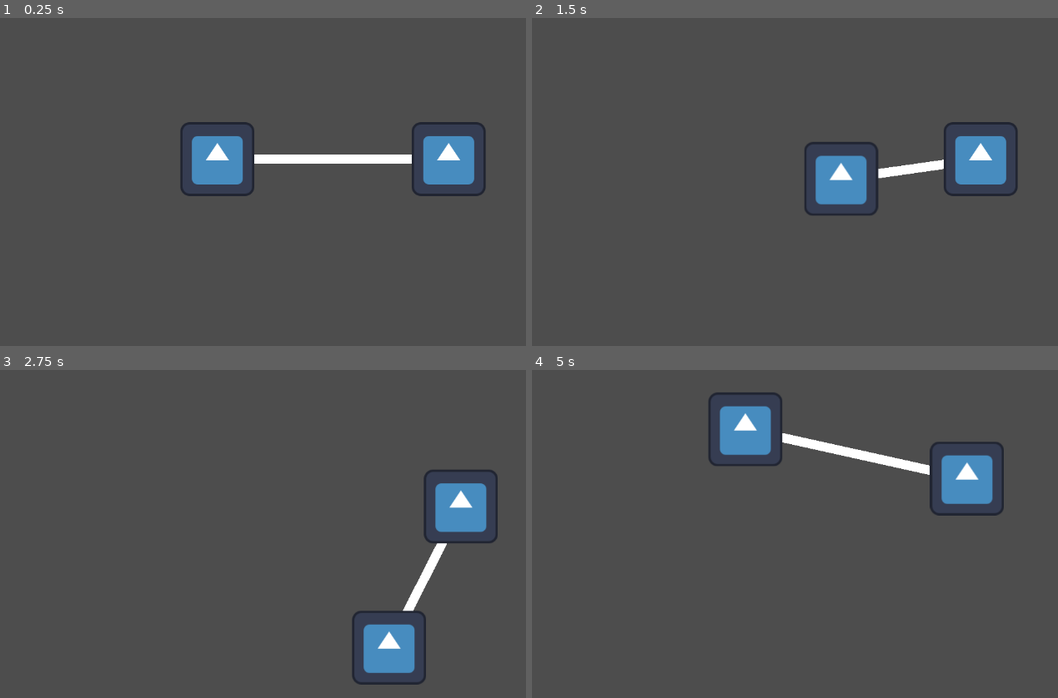
Above: before the commit, frames 1-4 (two rows, left to right).
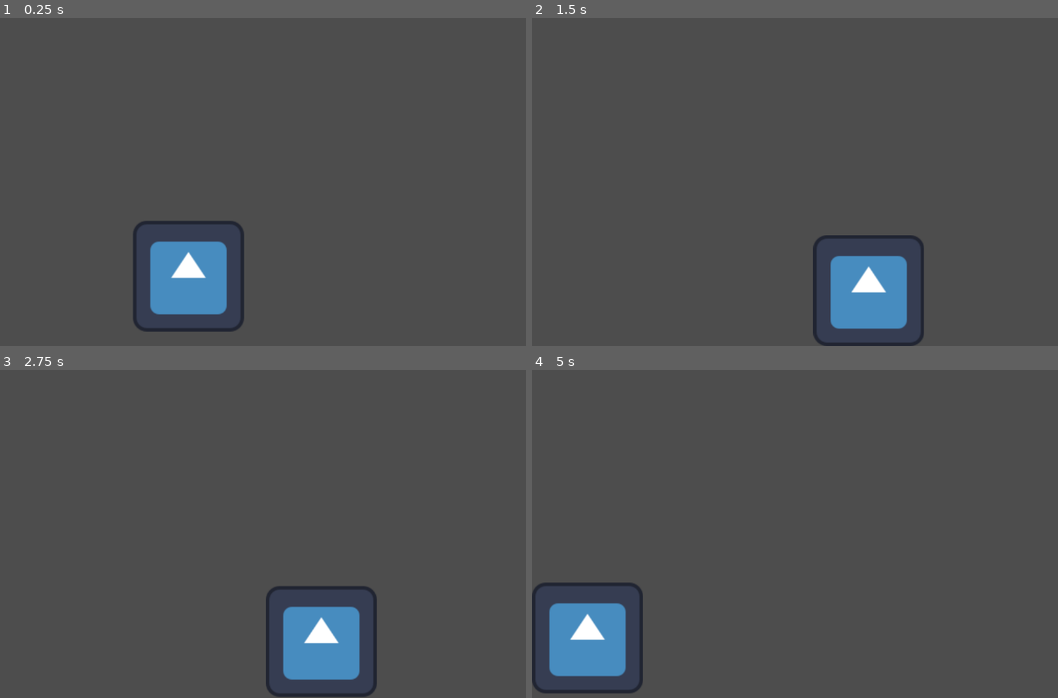
Above: after the commit, the same moments.

Repository: rileylyman/multiplayer-game
Game: Godot game, scene res://scenes/eat.tscn
The game is run twice, just before and just after one commit, with the same random seed, the same clock (stepped at 60 frames per second) and the same inputs. Before the commit the project starts from res://scenes/whack.tscn. The engine's default icon, where the game draws it, is replaced by a stand-in: a white triangle on a blue panel in a dark square.
Inputs:
- Up to frame 1 (0.25 s): no input
- Up to frame 2 (1.5 s): tap Enter at 0.5 s; hold D (move_right) 0.53-1.28 s; tap C (button1) at 0.6 s; hold S (move_down) from 1.28 s (still down); tap V (button2) at 1.35 s
- Up to frame 3 (2.75 s): release S (move_down) at 2.03 s; hold D (move_right) from 2.03 s (still down); tap C (button1) at 2.1 s
- Up to frame 4 (5 s): release D (move_right) at 2.78 s; hold W (move_up) 2.78-3.53 s; tap V (button2) at 2.85, 4.35 s; hold A (move_left) from 3.53 s (still down); tap C (button1) at 3.6 s

The runs differ from the first frame. In frame 1, 8.7% of the frame differs, in the area x 25-93%, y 31-96%; in frame 2, 8.2%; in frame 3, 8.1%; in frame 4, 8.9%, in the area x 0-90%, y 6-99%.

Commit message:
more work

Diff:
--- a/project.godot
+++ b/project.godot
@@ -11,7 +11,7 @@
 [application]
 
 config/name="multiplayer-game"
-run/main_scene="uid://di7okftxl6jka"
+run/main_scene="uid://c76wfctdq3km"
 config/features=PackedStringArray("4.5", "GL Compatibility")
 config/icon="res://icon.svg"
 
--- /dev/null
+++ b/scenes/eat.tscn
@@ -0,0 +1,19 @@
+[gd_scene load_steps=3 format=3 uid="uid://c76wfctdq3km"]
+
+[ext_resource type="Script" uid="uid://77iwp1tqdr35" path="res://scripts/eat_player.gd" id="1_mdhbk"]
+[ext_resource type="Texture2D" uid="uid://boa41jola0tk0" path="res://icon.svg" id="2_a115j"]
+
+[node name="Eat" type="Node2D"]
+
+[node name="Camera2D" type="Camera2D" parent="."]
+
+[node name="EatPlayer" type="RigidBody2D" parent="."]
+position = Vector2(-250, 203)
+gravity_scale = 0.0
+linear_damp = 4.0
+script = ExtResource("1_mdhbk")
+metadata/_edit_group_ = true
+
+[node name="Sprite2D" type="Sprite2D" parent="EatPlayer"]
+scale = Vector2(1.5, 1.5)
+texture = ExtResource("2_a115j")
--- /dev/null
+++ b/scripts/eat_player.gd
@@ -0,0 +1,23 @@
+extends RigidBody2D
+
+@export var player: Utils.PlayerType = Utils.PlayerType.PLAYER_1
+@export var radius := 200.0
+
+@onready var start_point := global_position
+@onready var sprite: Sprite2D = $Sprite2D
+
+func _physics_process(delta: float) -> void:
+    var move = Utils.get_player_move_vector("move_left", "move_right", "move_up", "move_down", player)
+
+    apply_central_force(move * 3000)
+
+    var to_start = start_point - global_position
+    apply_central_force(to_start * 10)
+
+    _clamp_pos_to_screen()
+
+
+func _clamp_pos_to_screen() -> void:
+    var screen_rect = Utils.get_global_viewport_rect()
+    var sprite_rect = Utils.get_sprite_global_rect(sprite)
+    global_position = global_position.clamp(screen_rect.position + sprite_rect.size / 2, screen_rect.end - sprite_rect.size / 2)
--- a/scripts/tug_player.gd
+++ b/scripts/tug_player.gd
@@ -4,7 +4,7 @@
 @export var player := Utils.PlayerType.PLAYER_1
 @export var move_force := 100.0
 @export var other_player: TugPlayer
-@export var rand_factor_max := 10.0
+@export var rand_factor_max := 5.0
 @export var rand_factor_min := 0.5
 @export var rand_factor_period := 2
 @export var spam_inc := 0.1
@@ -24,7 +24,7 @@
 func _periodic_random_impulse() -> void:
     while true:
         await get_tree().create_timer(randf_range(2.0, 3.0)).timeout
-        var impulse = move_force * Vector2(randf_range(-1, 1), randf_range(-1, 1))
+        var impulse = 0.25 * move_force * Vector2(randf_range(-1, 1), randf_range(-1, 1))
         apply_central_impulse(impulse)
 
 func _draw() -> void:
@@ -64,7 +64,7 @@
 func _clamp_pos_to_screen() -> void:
     var screen_rect = Utils.get_global_viewport_rect()
     var sprite_rect = Utils.get_sprite_global_rect(sprite)
-    position = position.clamp(screen_rect.position + sprite_rect.size / 2, screen_rect.end - sprite_rect.size / 2)
+    global_position = global_position.clamp(screen_rect.position + sprite_rect.size / 2, screen_rect.end - sprite_rect.size / 2)
 
 func _get_trophy_vector() -> Vector2:
     return trophy.global_position - global_position
Renamed: scenes/whack.tscn -> scenes/tug.tscn
Not shown, added: scripts/eat_player.gd.uid
